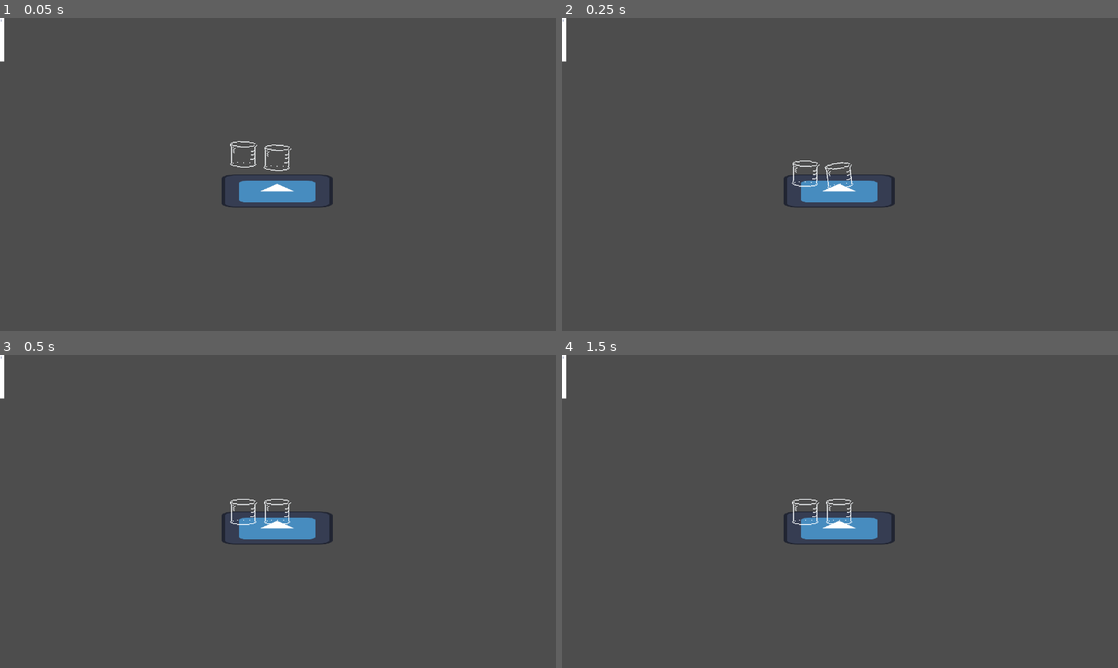
Above: before the commit, frames 1-4 (two rows, left to right).
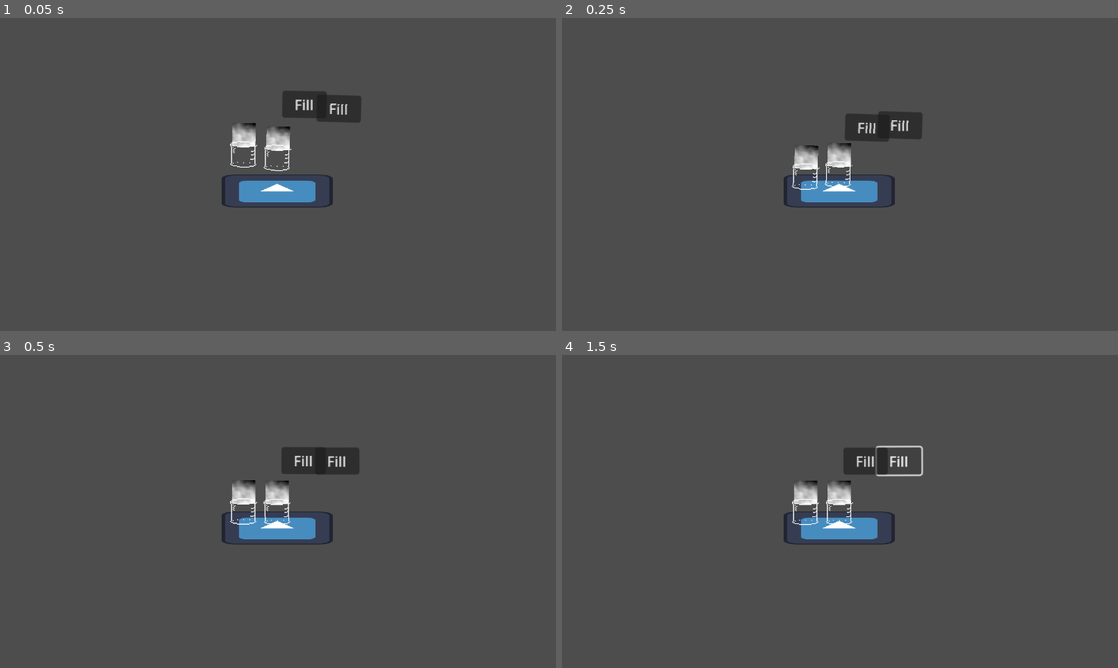
Above: after the commit, the same moments.

Repository: RandomLizard/Skelchemy
Game: Godot game, scene res://Scenes/Levels/TestEnv.tscn
Two runs of this game, one before a commit and one after it. Both use one fixed random seed, a clock stepped at 60 frames per second and the inputs below. The engine's default icon, where the game draws it, is replaced by a stand-in: a white triangle on a blue panel in a dark square.
Inputs (mouse positions are in pixels of both pictures, inside the frame that each line leads up to):
- Up to frame 1 (0.05 s): no input
- Up to frame 2 (0.25 s): no input
- Up to frame 3 (0.5 s): no input
- Up to frame 4 (1.5 s): click (901, 461) at 0.5 s, where only the run after the commit has a clickable "Fill"; click (901, 461) at 1.25 s, where only the run after the commit has a clickable "Fill"

The runs differ from the first frame. In frame 1, 1.8% of the frame differs, in the area x 0-65%, y 0-49%; in frame 2, 2.0%, in the area x 0-65%, y 0-55%; in frame 3, 1.9%; in frame 4, 1.4%.

Commit message:
tried to add a fill mechanic - still working on it

Diff:
--- a/Scenes/Levels/TestEnv.tscn
+++ b/Scenes/Levels/TestEnv.tscn
@@ -1,8 +1,7 @@
-[gd_scene load_steps=5 format=3 uid="uid://motl26os88al"]
+[gd_scene load_steps=4 format=3 uid="uid://motl26os88al"]
 
 [ext_resource type="Texture2D" uid="uid://dc52835adt1lm" path="res://icon.svg" id="1_gwiq7"]
 [ext_resource type="PackedScene" uid="uid://de0r2xxmh8mqp" path="res://Scenes/Objects/beaker.tscn" id="2_lksq1"]
-[ext_resource type="PackedScene" uid="uid://dbx1lhtsp271f" path="res://Scenes/Objects/falling_water.tscn" id="3_x8hdf"]
 
 [sub_resource type="RectangleShape2D" id="RectangleShape2D_jgf72"]
 size = Vector2(128, 41.5)
@@ -30,11 +29,3 @@
 [node name="Beaker2" parent="." instance=ExtResource("2_lksq1")]
 position = Vector2(280, 156)
 angular_damp = 18.018
-
-[node name="RayCast2D" type="RayCast2D" parent="."]
-
-[node name="Line2D" type="Line2D" parent="RayCast2D"]
-points = PackedVector2Array(0, 0, 0, 4.59662, 0, 50)
-texture_mode = 1
-
-[node name="Falling_Water" parent="." instance=ExtResource("3_x8hdf")]
--- a/Scenes/Objects/beaker.tscn
+++ b/Scenes/Objects/beaker.tscn
@@ -1,11 +1,18 @@
-[gd_scene load_steps=5 format=3 uid="uid://de0r2xxmh8mqp"]
+[gd_scene load_steps=7 format=3 uid="uid://de0r2xxmh8mqp"]
 
 [ext_resource type="Script" path="res://Scripts/grab_and_move.gd" id="1_1t6ff"]
 [ext_resource type="Texture2D" uid="uid://cjtuhaaqq5puk" path="res://Sprites/Textures/Beaker.png" id="2_mxylg"]
 
 [sub_resource type="PhysicsMaterial" id="PhysicsMaterial_jx7rj"]
-friction = 0.0
+friction = 0.5
 bounce = 0.44
+
+[sub_resource type="FastNoiseLite" id="FastNoiseLite_5kwp8"]
+
+[sub_resource type="NoiseTexture2D" id="NoiseTexture2D_ufrwh"]
+width = 27
+height = 27
+noise = SubResource("FastNoiseLite_5kwp8")
 
 [sub_resource type="RectangleShape2D" id="RectangleShape2D_gfkx0"]
 size = Vector2(30, 27)
@@ -14,12 +21,30 @@
 position = Vector2(319, 160)
 physics_material_override = SubResource("PhysicsMaterial_jx7rj")
 can_sleep = false
-linear_damp = 3.0
+linear_damp = 1.0
 angular_velocity = 0.872665
 script = ExtResource("1_1t6ff")
 handling = 10.0
 dampingControl = 19.0
 respawnDistance = 500
+
+[node name="Liquid" type="TextureProgressBar" parent="."]
+offset_left = -13.0
+offset_top = -36.0
+offset_right = 14.0
+offset_bottom = 14.0
+fill_mode = 3
+texture_under = SubResource("NoiseTexture2D_ufrwh")
+texture_over = SubResource("NoiseTexture2D_ufrwh")
+texture_progress = SubResource("NoiseTexture2D_ufrwh")
+
+[node name="Button" type="Button" parent="Liquid"]
+layout_mode = 0
+offset_left = 57.0
+offset_top = -38.0
+offset_right = 108.0
+offset_bottom = -7.0
+text = "Fill"
 
 [node name="Sprite2D" type="Sprite2D" parent="."]
 texture = ExtResource("2_mxylg")
--- a/Scenes/Objects/falling_water.tscn
+++ /dev/null
@@ -1,64 +0,0 @@
-[gd_scene load_steps=10 format=3 uid="uid://dbx1lhtsp271f"]
-
-[ext_resource type="Texture2D" uid="uid://c66wum5shqikg" path="res://Sprites/Textures/Animated/Waterfall.png" id="1_l3v08"]
-
-[sub_resource type="AtlasTexture" id="AtlasTexture_6wveo"]
-atlas = ExtResource("1_l3v08")
-region = Rect2(0, 0, 8, 8)
-
-[sub_resource type="AtlasTexture" id="AtlasTexture_d3ne5"]
-atlas = ExtResource("1_l3v08")
-region = Rect2(8, 0, 8, 8)
-
-[sub_resource type="AtlasTexture" id="AtlasTexture_vvoop"]
-atlas = ExtResource("1_l3v08")
-region = Rect2(16, 0, 8, 8)
-
-[sub_resource type="AtlasTexture" id="AtlasTexture_f06ko"]
-atlas = ExtResource("1_l3v08")
-region = Rect2(24, 0, 8, 8)
-
-[sub_resource type="AtlasTexture" id="AtlasTexture_pbjl8"]
-atlas = ExtResource("1_l3v08")
-region = Rect2(32, 0, 8, 8)
-
-[sub_resource type="AtlasTexture" id="AtlasTexture_c3sjn"]
-atlas = ExtResource("1_l3v08")
-region = Rect2(40, 0, 8, 8)
-
-[sub_resource type="AtlasTexture" id="AtlasTexture_xu6tq"]
-atlas = ExtResource("1_l3v08")
-region = Rect2(48, 0, 8, 8)
-
-[sub_resource type="SpriteFrames" id="SpriteFrames_aib5y"]
-animations = [{
-"frames": [{
-"duration": 1.0,
-"texture": SubResource("AtlasTexture_6wveo")
-}, {
-"duration": 1.0,
-"texture": SubResource("AtlasTexture_d3ne5")
-}, {
-"duration": 1.0,
-"texture": SubResource("AtlasTexture_vvoop")
-}, {
-"duration": 1.0,
-"texture": SubResource("AtlasTexture_f06ko")
-}, {
-"duration": 1.0,
-"texture": SubResource("AtlasTexture_pbjl8")
-}, {
-"duration": 1.0,
-"texture": SubResource("AtlasTexture_c3sjn")
-}, {
-"duration": 1.0,
-"texture": SubResource("AtlasTexture_xu6tq")
-}],
-"loop": true,
-"name": &"default",
-"speed": 12.0
-}]
-
-[node name="Falling_Water" type="AnimatedSprite2D"]
-sprite_frames = SubResource("SpriteFrames_aib5y")
-frame_progress = 0.281093
